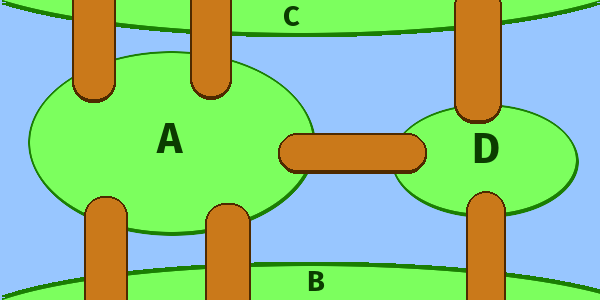
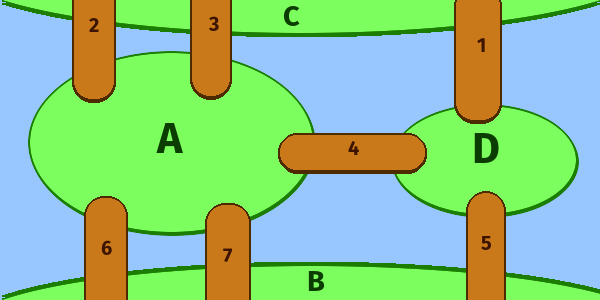
Revision of a layered 600x300 image; what changed, layer by layer:
added layer "3" above "2" over [209, 16, 219, 31]
added layer "2" above "6" over [89, 18, 99, 32]
added layer "6" above "7" over [101, 240, 112, 255]
added layer "7" above "1" over [223, 248, 232, 262]
added layer "1" above "5" over [477, 38, 485, 52]
added layer "5" above "4" over [481, 236, 491, 250]
added layer "4" above "B" over [348, 141, 359, 155]
